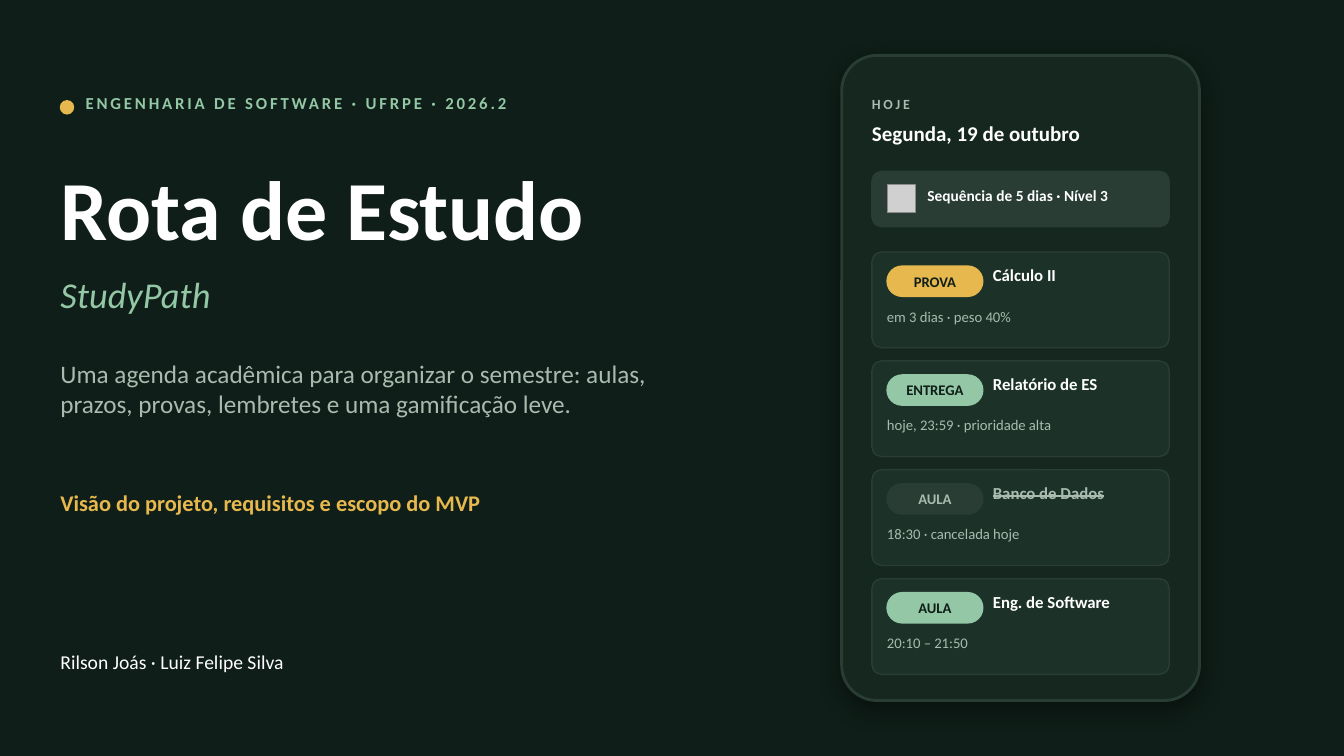
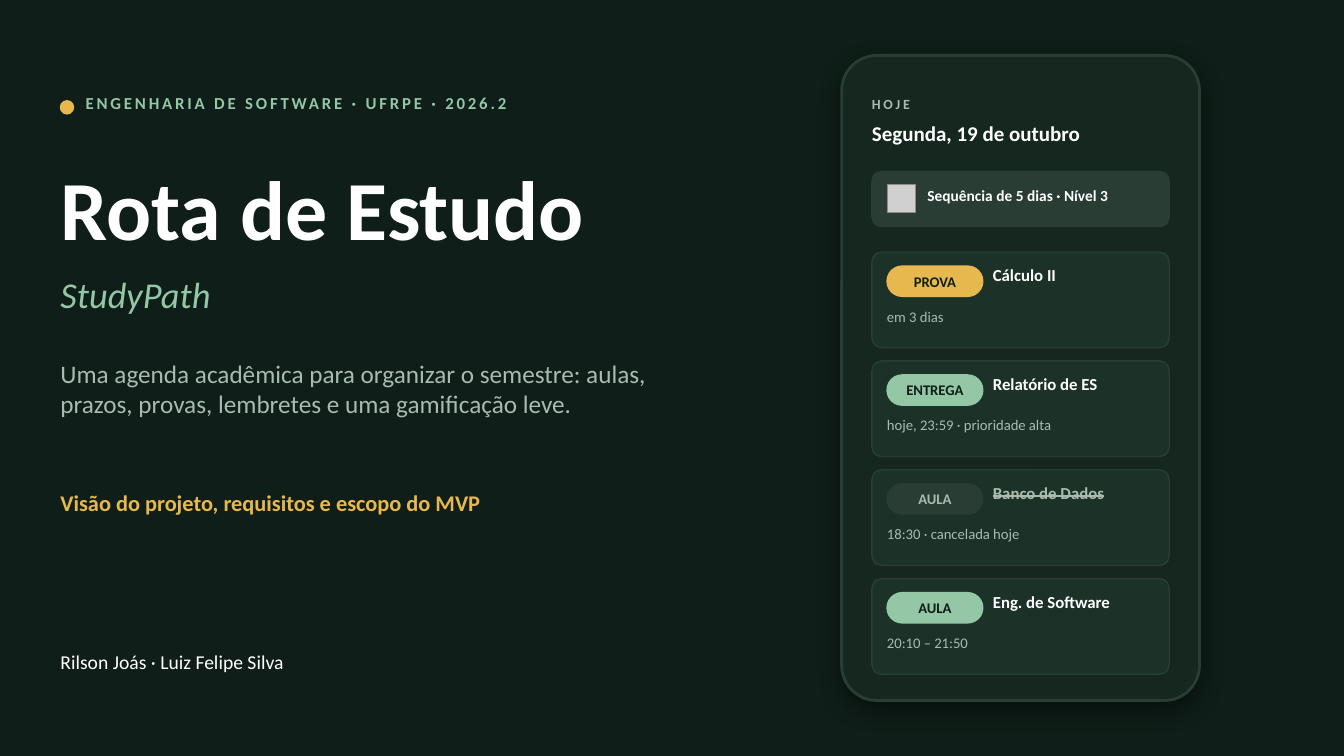
Before and after one commit to rilsonjoas/rural-sala-de-aula, a slide deck: slide 1 of Rota de Estudo - Requisitos e Escopo.pptx. Drawn at 1344x756 pixels with LibreOffice and Linux fonts; fonts in the diff are those of the drawing; grey boxes stand for pictures. Boxes give left, top, right and bottom in pixels: in the first picture for what was removed or moved away, otherwise in the second. Text is boxed around its words. In the diff, an @@ line names an element or a change of style, - is before the commit and + after.

```diff
--- a/Rota de Estudo - Requisitos e Escopo.pptx
+++ b/Rota de Estudo - Requisitos e Escopo.pptx
@@ text at box(887, 312, 944, 322): text changed @@
-em 3 dias · peso 40%
+em 3 dias
```
Also in this commit, not shown: 11 other slides changed, 1 slide added, 5 slides removed, 1 other file.
